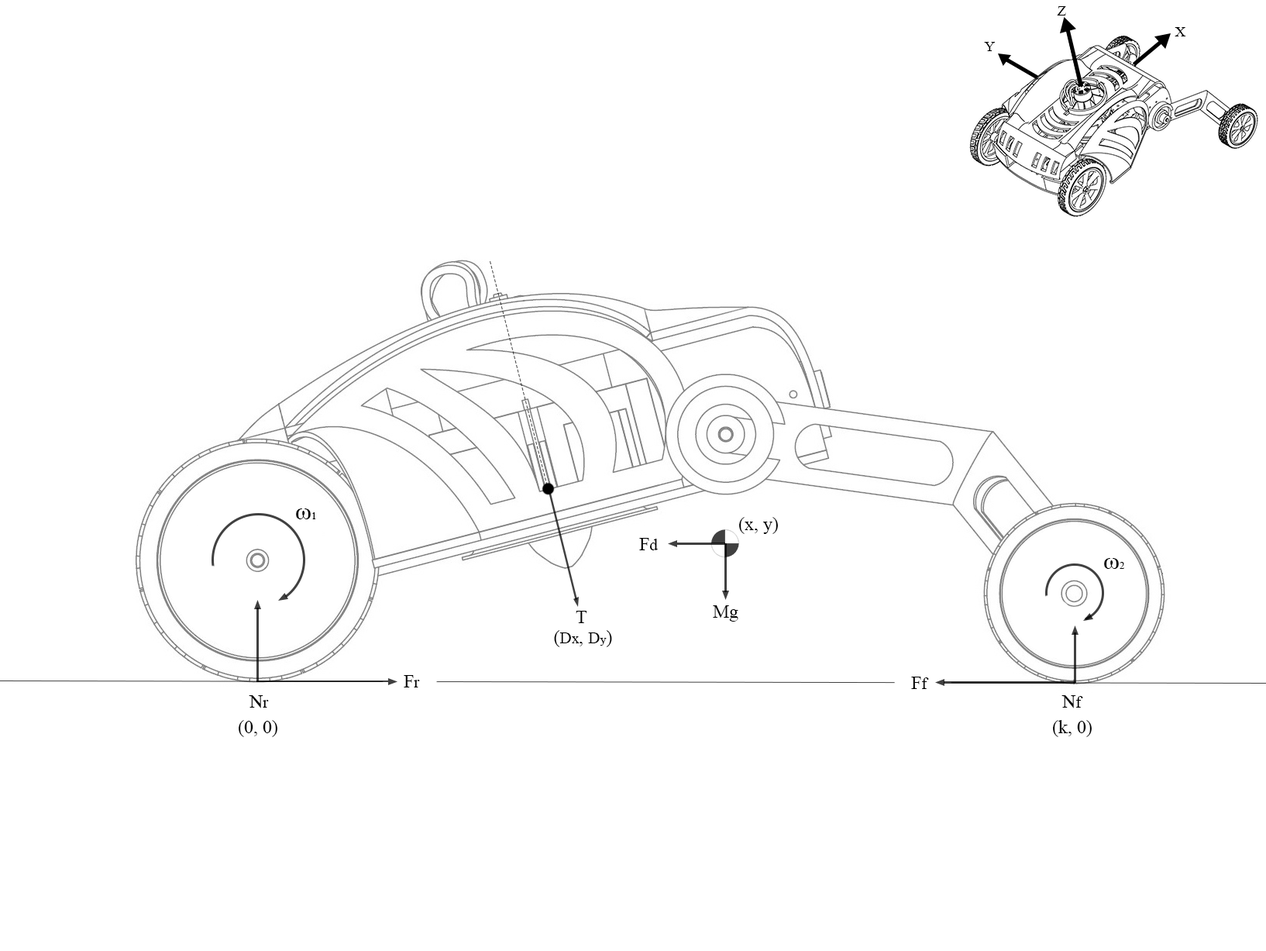
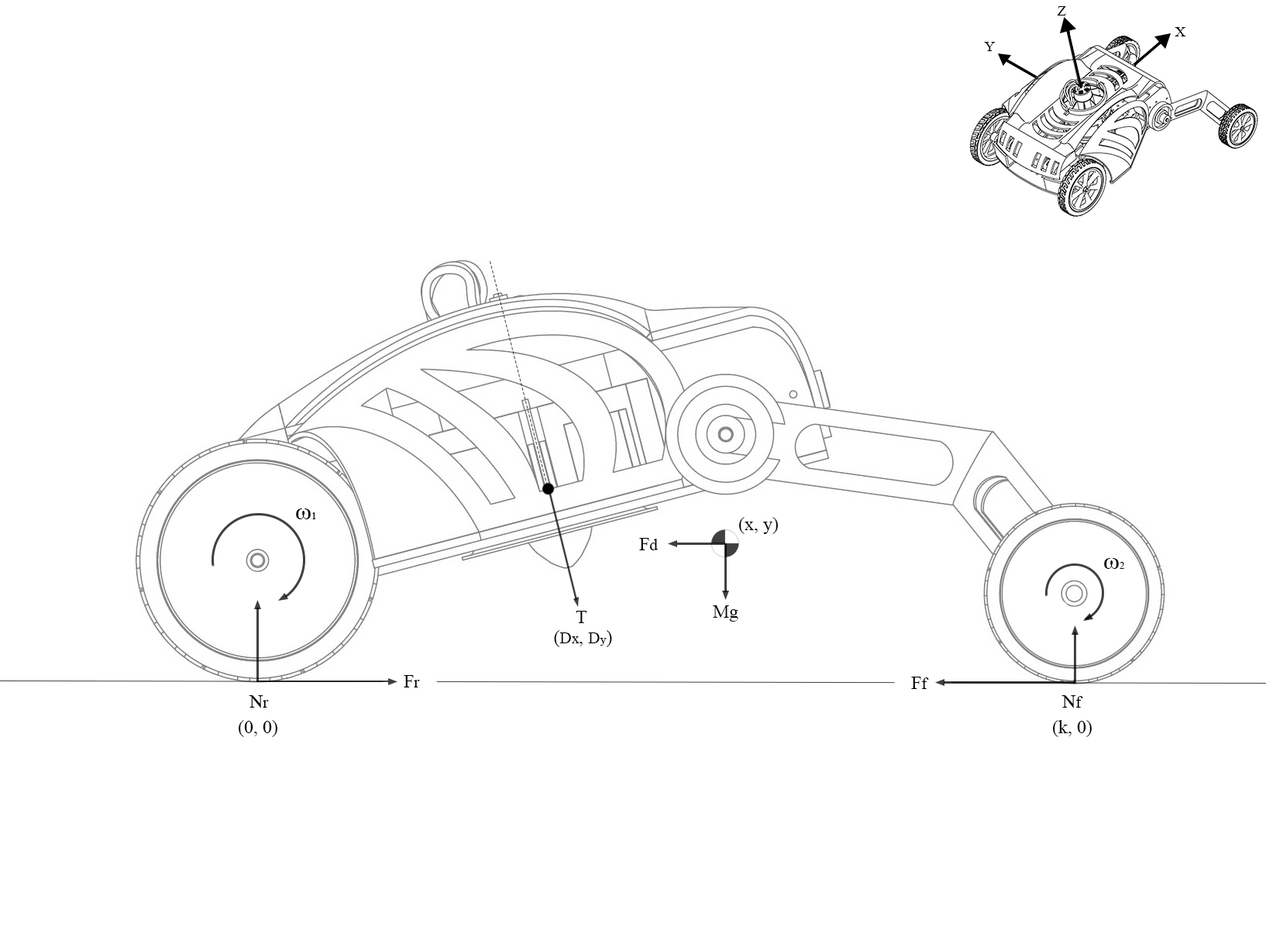
Layered file, before and after one edit (1266x951). Changes by layer:
added layer "Shape 8" above "Shape 7" over [1157, 41, 1162, 45]
added layer "Shape 7" above "Shape 6" over [1066, 30, 1070, 35]
painted on "Shape 6" over [1006, 36, 1162, 79]
painted on "Shape 5" over [1066, 30, 1084, 89]
painted on "Shape 4" over [1005, 41, 1161, 80]
